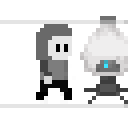
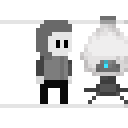
Two versions of the same layered image (128px x 128px). Layer-by-layer changes:
hid group "fm2" (4 layers) over [36, 20, 72, 104]
showed group "Group 1" (4 layers) over [36, 20, 72, 104]
painted on "heaad n hood" (8th of 8, in "Group 1") over [36, 52, 40, 56]
